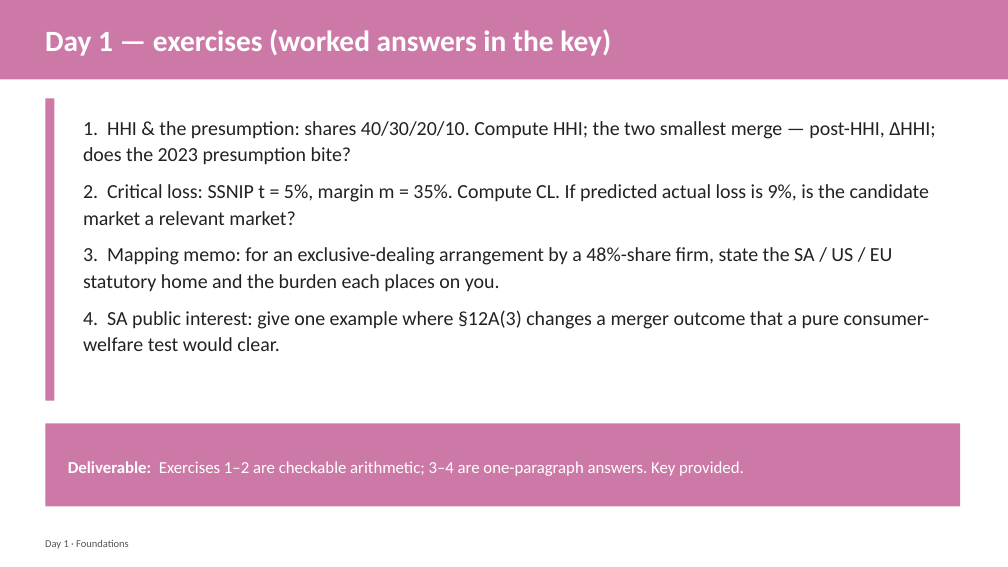
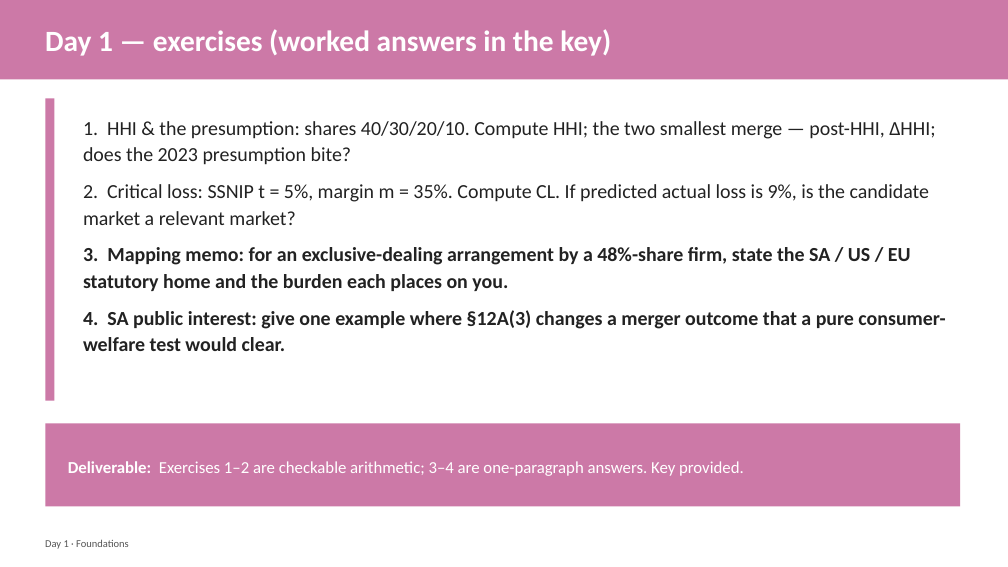
Before and after one commit to laurencehw/antitrust-methods, a slide deck: slide 26 of teaching/slides/day1_foundations.pptx. Drawn at 1008x567 pixels with LibreOffice and Linux fonts; fonts in the diff are those of the drawing. Boxes give left, top, right and bottom in pixels: in the first picture for what was removed or moved away, otherwise in the second. Text is boxed around its words. In the diff, an @@ line names an element or a change of style, - is before the commit and + after.

```diff
--- a/teaching/slides/day1_foundations.pptx
+++ b/teaching/slides/day1_foundations.pptx
@@ text at (83, 247, 945, 351): bold on in "3. Mapping memo: for an exclusive-dealing arrangement ...", "4. SA public interest: give one example ..." @@
```
Also in this commit, not shown: 2 other slides changed, 7 other files.
